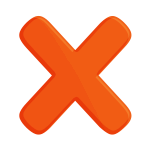
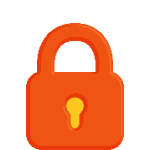
Layered file, before and after one edit (150 × 150). Changes by layer:
hid group "X" (2 layers) over [19, 15, 132, 150]
added group "Lock" with 10 layers above "Save" over [19, 15, 132, 150]
added group "Closed" with 1 layers in group "Lock" over [19, 15, 132, 150]
added layer "Color" (9th of 11, in "Lock" › "Closed") in group "Closed" over [19, 15, 132, 150]
added layer "Layer 2" in group "Lock" over [49, 79, 109, 136]
